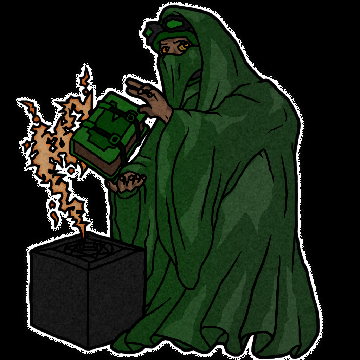
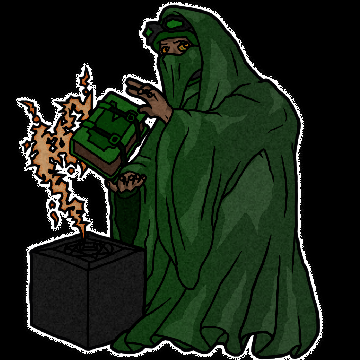
Revision of a layered 360px x 360px image; what changed, layer by layer:
added layer "Layer 47" (35%) in group "color" over [116, 188, 139, 199]
added layer "Layer 46" (50%) in group "color" over [114, 188, 142, 247]
